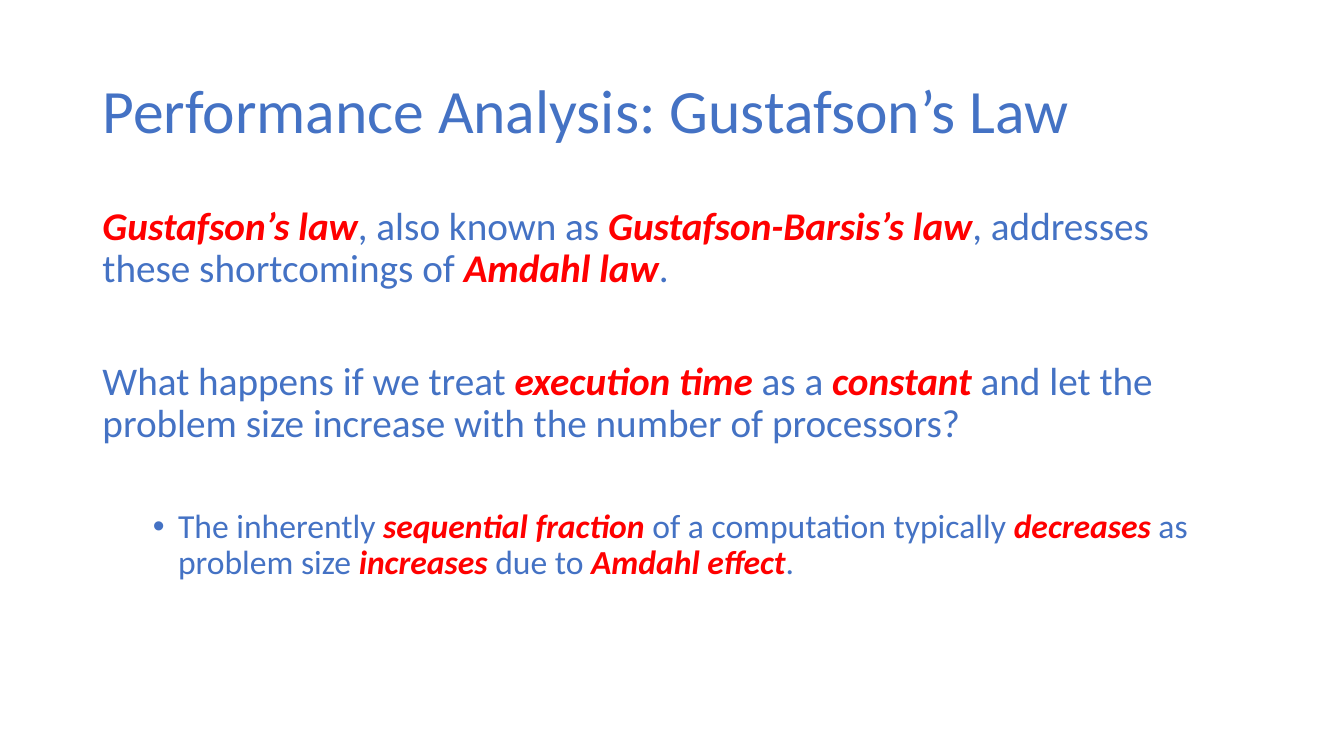
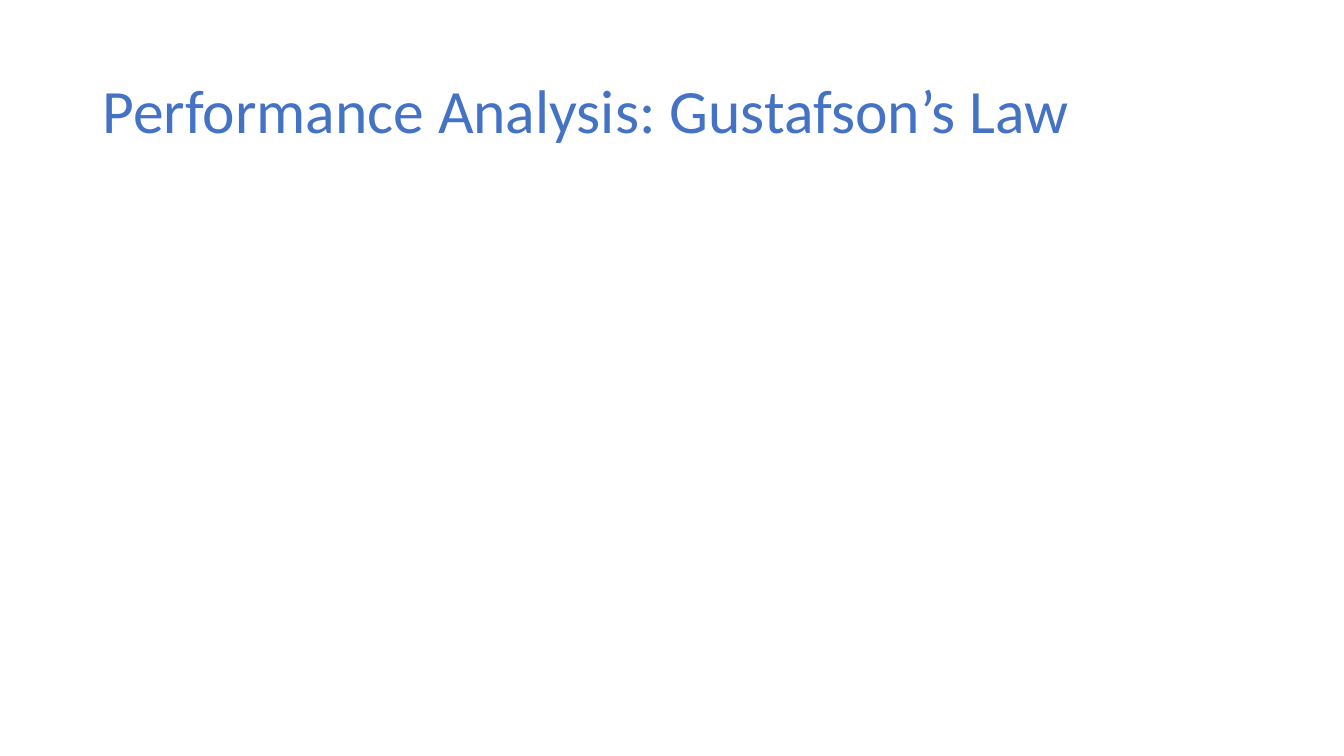
Before and after one commit to ekkapotc/PC, a slide deck: slide 29 of Slides/Lecture 1.pptx (slide 21 before the commit). Drawn at 1344x756 pixels with LibreOffice and Linux fonts; fonts in the diff are those of the drawing; grey boxes stand for pictures. Boxes give left, top, right and bottom in pixels: in the first picture for what was removed or moved away, otherwise in the second. Text is boxed around its words. In the diff, an @@ line names an element or a change of style, - is before the commit and + after.

```diff
--- a/Slides/Lecture 1.pptx
+++ b/Slides/Lecture 1.pptx
@@ text removed at (102,212,1187,580) @@
-Gustafson’s law, also known as Gustafson-Barsis’s law, addresses these shortcomings of Amdahl law.
-What happens if we treat execution time as a constant and let the problem size increase with the number of processors?
-  • The inherently sequential fraction of a computation typically decreases as problem size increases due to Amdahl effect.
```
Also in this commit, not shown: 12 other slides changed, 1 other file.
